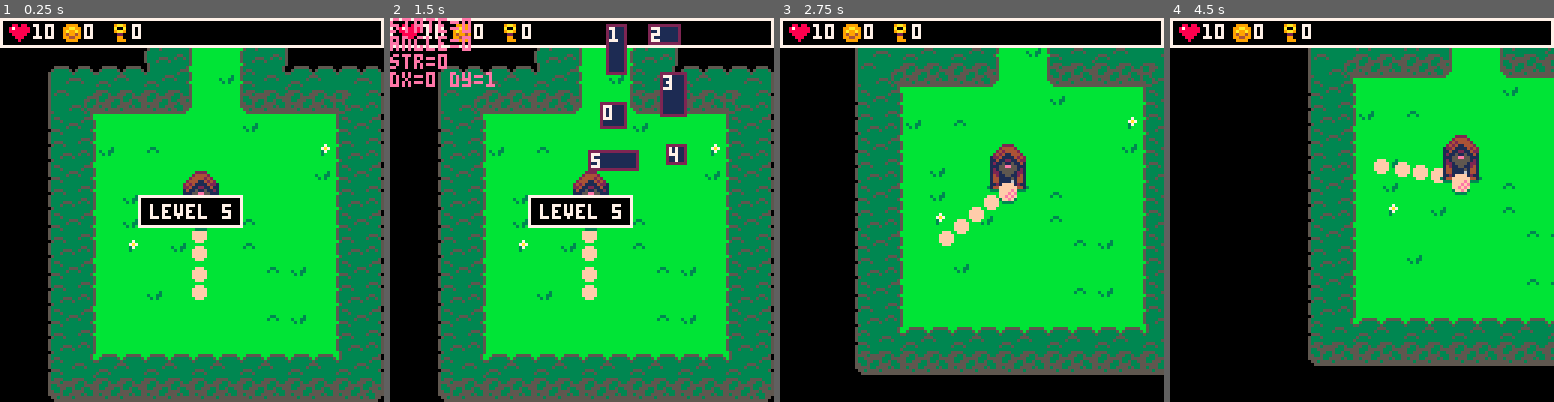
Above: before the commit, frames 1-4 (left to right).
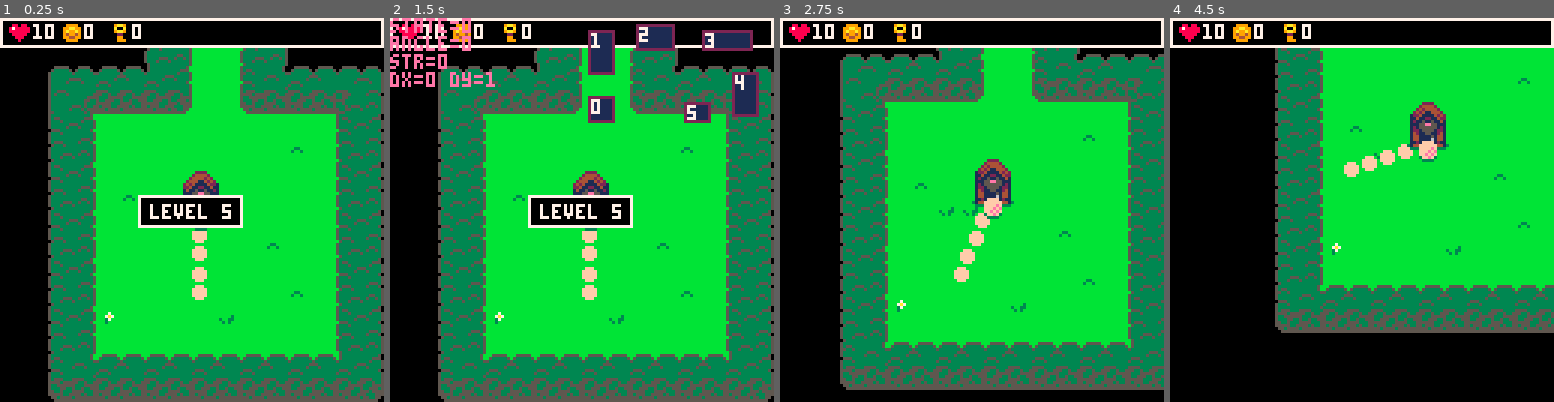
Above: after the commit, the same moments.

Repository: jlauener/GolfRL
Game: PICO-8 cartridge golf.p8
Same seed, same stepped clock (60 frames per second), same inputs: the game is played once before the commit and once after it.
Inputs:
- Up to frame 1 (0.25 s): no input
- Up to frame 2 (1.5 s): tap X (X key) at 0.33, 1.07 s; tap O (Z key) at 0.7 s
- Up to frame 3 (2.75 s): hold Right 1.6-2.1 s; tap O (Z key) at 1.7, 2.1, 2.5 s; tap X (X key) at 1.85 s; hold Up 2.15-2.42 s; hold Right from 2.47 s (still down)
- Up to frame 4 (4.5 s): tap O (Z key) every 0.4 s from 2.9 to 4.1 s; tap X (X key) at 2.97, 4.08 s; release Right at 3.03 s; hold Left 3.08-3.58 s; hold Down 3.63-3.97 s; hold Right from 4.02 s (still down)

The runs differ from the first frame. In frame 1, 0.7% of the frame differs, in the area x 25-86%, y 14-80%; in frame 2, 6.9%; in frame 3, 29%; in frame 4, 31%, in the area x 27-100%, y 7-91%.

Commit message:
monster don't overlap anymore + tuned collect sfx

Diff:
--- a/golf.p8
+++ b/golf.p8
@@ -54,11 +54,33 @@
  end
 end
 
+function get_epos(r)
+ for i=0,20 do
+  local x=8+(r.x+rnd(r.w-1))*16
+  local y=8+(r.y+rnd(r.h-1))*16
+  local free=true
+  for e in all(elist) do
+   if crect(x-12,y-12,40,40,
+            e.x-8,e.y-16,
+            e.data.w,e.data.h) then
+    free=false
+    break
+   end
+  end
+
+  if free then
+   return x,y
+  end
+ end
+
+ err="no free pos"
+end
+
 function add_monster(m,r,cnt)
  for i=1,cnt do
-  local x=r.x+rnd(r.w)
-  local y=r.y+rnd(r.h)
-  add_e(m,x*16+8,y*16+16)
+  local x,y=get_epos(r)
+  if err then return end
+  add_e(m,x+8,y+16)
  end
 end
 
@@ -670,9 +692,9 @@
   elseif e.data.pickup then
    --update pickup
    e.cnt+=1
-   if e.cnt<6 then
-    e.y-=2
-   elseif e.cnt==6 then
+   if e.cnt<8 then
+    e.y-=3
+   elseif e.cnt==8 then
     sfx(4)
    elseif e.cnt==10 then
     e.sprite=13
@@ -755,8 +777,8 @@
 
  dirx=sin(angle)
  diry=cos(angle)
- local tx=flr(bx+dirx*32)
- local ty=flr(by+diry*32)
+ local tx=flr(bx+dirx*44)
+ local ty=flr(by+diry*44)
  if camx<tx then
   camx+=1
  elseif camx>tx then
Not shown, changed: the sound effects (__sfx__) section of golf.p8
